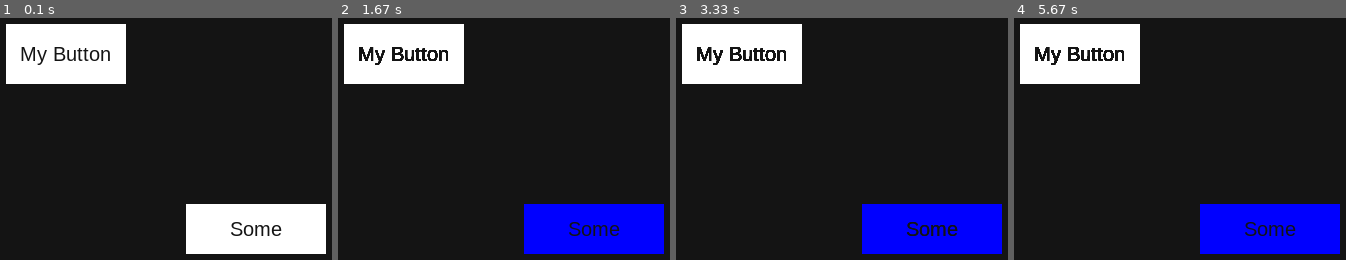
Above: before the commit, frames 1-4 (left to right).
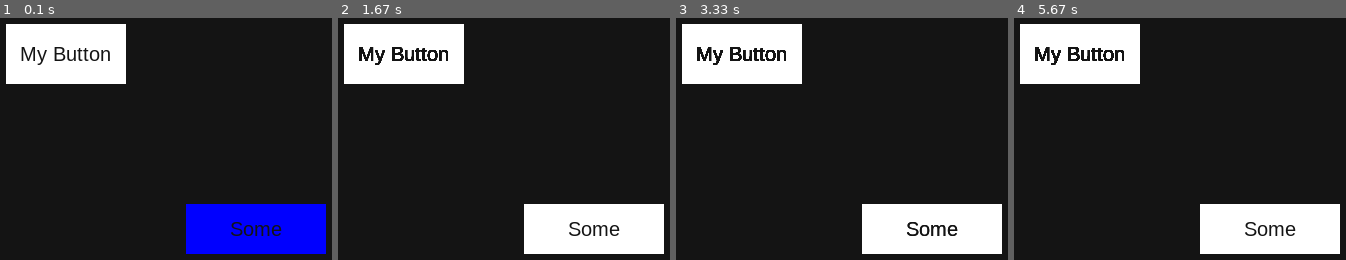
Above: after the commit, the same moments.

Repository: MateuszMat16/university
Game: pygame game, started from SymProcBiol/LifeGame/mygame.py
Same seed, same stepped clock (60 frames per second), same inputs: the game is played once before the commit and once after it.
Inputs (mouse positions are in pixels of both pictures, inside the frame that each line leads up to):
- Up to frame 1 (0.1 s): no input
- Up to frame 2 (1.67 s): press the mouse at (593, 228) at 0.37 s; move the mouse to (540, 238) at 0.47 s; release the mouse at (487, 247) at 0.6 s; press the mouse at (593, 228) at 0.7 s; move the mouse to (outside the picture) at 0.8 s; release the mouse at (outside the picture) at 0.93 s; press the mouse at (593, 228) at 1.1 s; move the mouse to (outside the picture) at 1.2 s; move the mouse to (outside the picture) at 1.3 s; release the mouse at (outside the picture) at 1.33 s; press the mouse at (593, 228) at 1.5 s; move the mouse to (outside the picture) at 1.6 s
- Up to frame 3 (3.33 s): release the mouse at (outside the picture) at 1.73 s; press the mouse at (931, 228) at 1.9 s; move the mouse to (outside the picture) at 2 s; release the mouse at (outside the picture) at 2.13 s; press the mouse at (931, 228) at 2.3 s; move the mouse to (outside the picture) at 2.4 s; release the mouse at (outside the picture) at 2.53 s; press the mouse at (931, 228) at 2.7 s; move the mouse to (outside the picture) at 2.8 s; release the mouse at (outside the picture) at 2.93 s; press the mouse at (931, 228) at 3.1 s; move the mouse to (outside the picture) at 3.2 s; move the mouse to (outside the picture) at 3.3 s
- Up to frame 4 (5.67 s): release the mouse at (outside the picture) at 3.33 s; press the mouse at (1269, 228) at 3.5 s; move the mouse to (outside the picture) at 3.6 s; release the mouse at (outside the picture) at 3.73 s; press the mouse at (1269, 228) at 3.9 s; move the mouse to (outside the picture) at 4 s; release the mouse at (outside the picture) at 4.13 s; press the mouse at (1269, 228) at 4.3 s; move the mouse to (outside the picture) at 4.4 s; release the mouse at (outside the picture) at 4.53 s; press the mouse at (1269, 228) at 4.7 s; move the mouse to (outside the picture) at 4.8 s; release the mouse at (outside the picture) at 4.93 s; press the mouse at (1269, 228) at 5.1 s; move the mouse to (outside the picture) at 5.2 s; move the mouse to (outside the picture) at 5.3 s; release the mouse at (outside the picture) at 5.33 s; press the mouse at (1269, 228) at 5.5 s; move the mouse to (outside the picture) at 5.6 s

The runs differ from the first frame. In frame 1, 8.6% of the frame differs, in the area x 56-99%, y 76-98%; in frame 2, 8.6%; in frame 3, 8.5%; in frame 4, 8.6%.

Commit message:
SymProcBiol: GameButton class update
Signed-off-by: MateuszMat16 <mateusz.matusewicz16@gmail.com>

Diff:
--- a/SymProcBiol/LifeGame/mygame.py
+++ b/SymProcBiol/LifeGame/mygame.py
@@ -48,20 +48,18 @@
         self.coor2 = coor2
         self.value = value
 
-
-    def process(self):
-      super().process()
-      mousePos = pg.mouse.get_pos()
-      if pg.mouse.get_pressed(num_buttons=3)[0] and self.buttonRect.collidepoint(mousePos):
-        print("efsffsdsdf")
-        self.setButtonColor("#0000ff")
-        self.buttonSurface.fill(self.buttonColor)
-        self.value = True
-        print(self.value)
+        self.gameButtonColors = {
+            "default": self.buttonColor,
+            "pressed": "#0000ff"
+        }
 
 
     def setButtonColor(self, newColor):
         self.buttonColor = newColor
+
+
+    def getButtonColor(self):
+        return self.buttonColor
 
 
     def getCoor1(self):
@@ -71,12 +69,47 @@
     def getCoor2(self):
         return self.coor2
 
+    def getValue(self):
+        return self.value
+
+
+
+
+    def setValue(self, newValue):
+        self.value = newValue
+        if newValue == False:
+            self.setButtonColor(self.gameButtonColors["default"])
+            self.buttonSurface.fill(self.buttonColor)
+
+        else:
+            print("eesfsf")
+            self.setButtonColor(self.gameButtonColors["pressed"])
+            self.buttonSurface.fill(self.buttonColor)
+
+    def process(self):
+      super().process()
+      mousePos = pg.mouse.get_pos()
+      if pg.mouse.get_pressed(num_buttons=3)[0] and self.buttonRect.collidepoint(mousePos):
+
+        if (self.buttonColor == self.gameButtonColors["default"]):
+            self.setButtonColor(self.gameButtonColors["pressed"])
+            self.buttonSurface.fill(self.buttonColor)
+            self.value = not self.value
+            print(self.value)
+
+        else:
+            self.setButtonColor(self.gameButtonColors["default"])
+            self.buttonSurface.fill(self.buttonColor)
+            self.value = not self.value
+            print(self.value)
+
 
 
 
 
 Button(20, 20, 120, 60, "My Button")
-GameButton(200, 200, 140, 50, "Some")
+x = GameButton(200, 200, 140, 50, "Some")
+x.setValue(True)
 
 # Game loop.
 while True:
